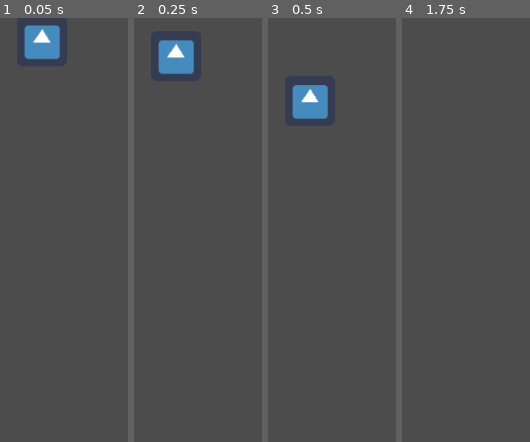
Above: before the commit, frames 1-4 (left to right).
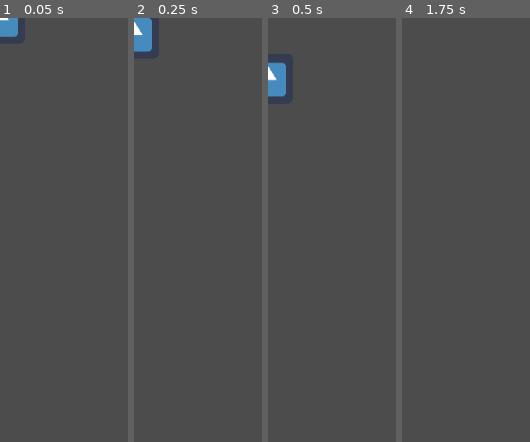
Above: after the commit, the same moments.

Repository: Fluffytank3000/ZD-GameDev
Game: Godot game, scene res://World.tscn
Same seed, same stepped clock (60 frames per second), same inputs: the game is played once before the commit and once after it. The engine's default icon, where the game draws it, is replaced by a stand-in: a white triangle on a blue panel in a dark square.
Inputs:
- Up to frame 1 (0.05 s): no input
- Up to frame 2 (0.25 s): no input
- Up to frame 3 (0.5 s): no input
- Up to frame 4 (1.75 s): hold D (Move forward) from 0.53 s (still down); tap W (Jump) at 0.77, 1.52 s

The runs differ from the first frame. In frame 1, 2.9% of the frame differs, in the area x 0-47%, y 0-10%; in frame 2, 3.3%; in frame 3, 3.4%, in the area x 0-47%, y 10-24%; in frame 4, nothing differs.

Commit message:
Platform

Diff:
--- /dev/null
+++ b/ZD GameDev/Platform.tscn
@@ -0,0 +1,16 @@
+[gd_scene load_steps=3 format=2]
+
+[ext_resource path="res://icon.png" type="Texture" id=1]
+
+[sub_resource type="RectangleShape2D" id=1]
+extents = Vector2( 30.6047, 32.0331 )
+
+[node name="Platform" type="StaticBody2D"]
+
+[node name="Sprite" type="Sprite" parent="."]
+modulate = Color( 0, 0, 0, 1 )
+texture = ExtResource( 1 )
+
+[node name="CollisionShape2D" type="CollisionShape2D" parent="."]
+visible = false
+shape = SubResource( 1 )
--- a/ZD GameDev/World.tscn
+++ b/ZD GameDev/World.tscn
@@ -5,3 +5,4 @@
 [node name="World" type="Node"]
 
 [node name="Player" parent="." instance=ExtResource( 1 )]
+position = Vector2( 0, 0 )
